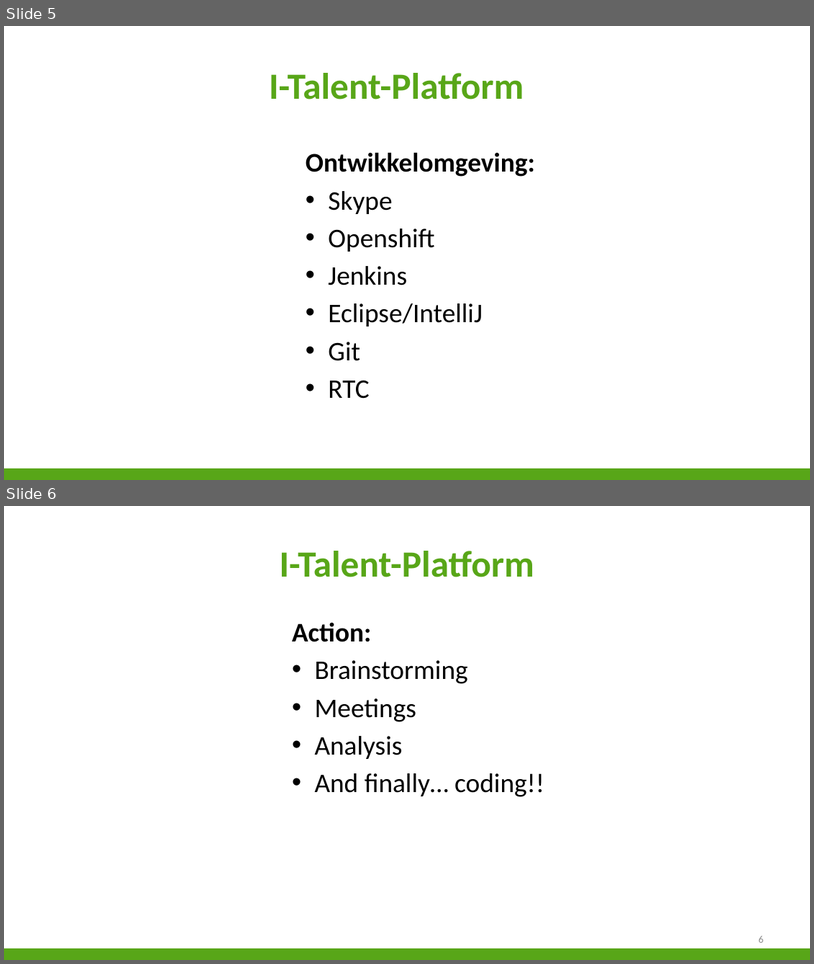
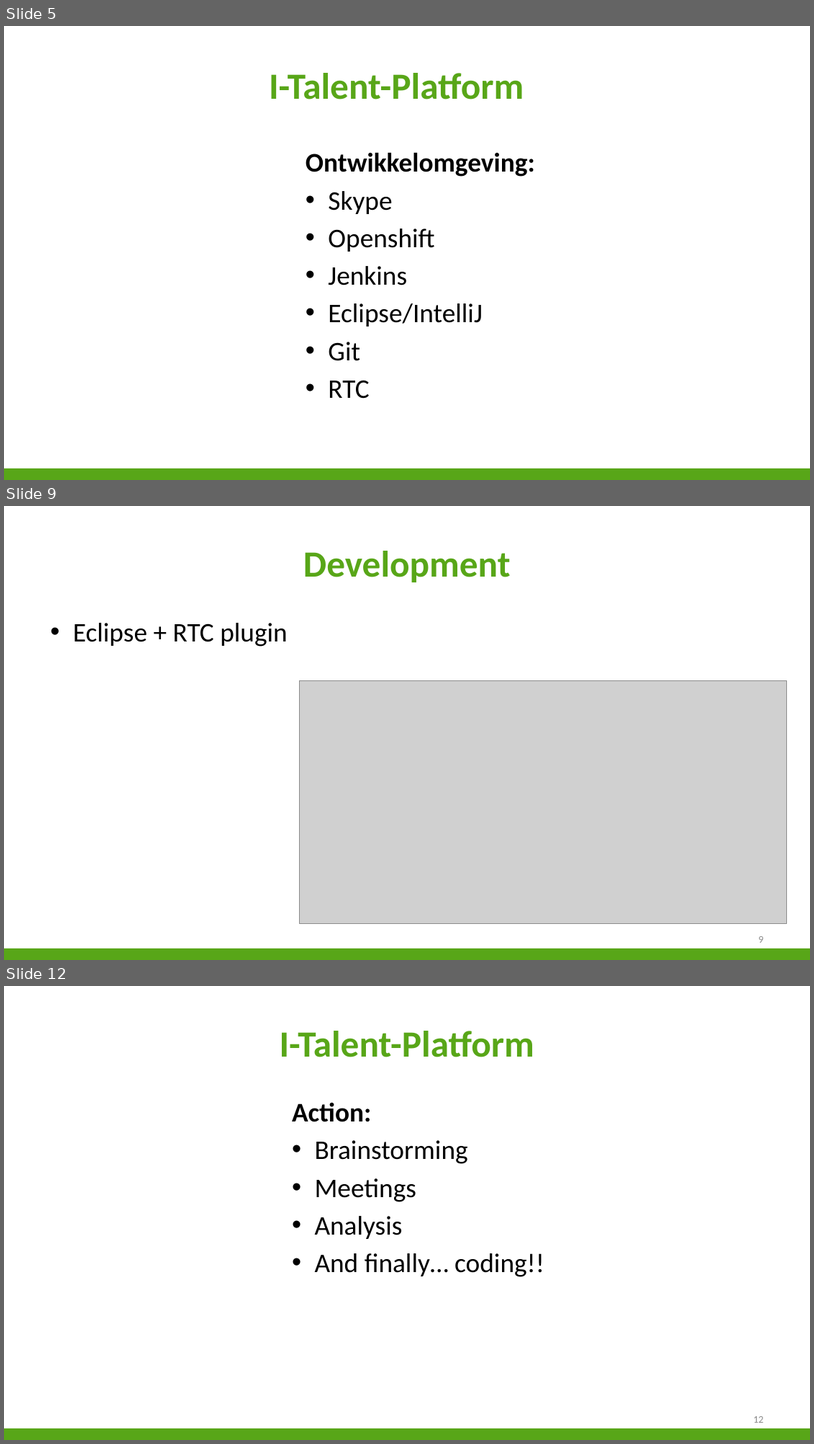
Before and after one commit to niekvandael/iTalent, a slide deck: italent/documents/Presentatie/Presentatie.pptx. Shown one above the other, each under a label of ours: slides 5 and 6 before the commit, slides 5, 9 and 12 after it; the slides between them are not shown. The pictures are 814x964 and 814x1444 pixels, drawn with LibreOffice and Linux fonts; fonts in the diff are those of the drawing; grey boxes stand for pictures; background and template pictures are left out. Boxes give left, top, right and bottom in pixels: in the first picture for what was removed or moved away, otherwise in the second. Text is boxed around its words. In the diff, an @@ line names an element or a change of style, - is before the commit and + after.

```diff
--- a/italent/documents/Presentatie/Presentatie.pptx
+++ b/italent/documents/Presentatie/Presentatie.pptx
@@ slide 9 added at [4,506,810,960], background #FFFFFF; not listed: 1 template element that a slide beside it also shows @@
@@ title added at [304,551,511,582], 44 pt, text #58A618, bold @@
+Development
@@ text added at [73,623,287,646], 32 pt, text #000000 @@
+• Eclipse + RTC plugin
@@ picture added at [300,681,787,924] @@
@@ page number added at [759,936,764,942], 12 pt, text #898989 @@
+9
@@ what was slide 6 is now slide 12 @@
@@ page number at [754,1416,764,1422]: text changed @@
-6
+12
```
Also in this commit, not shown: 5 other slides added.
